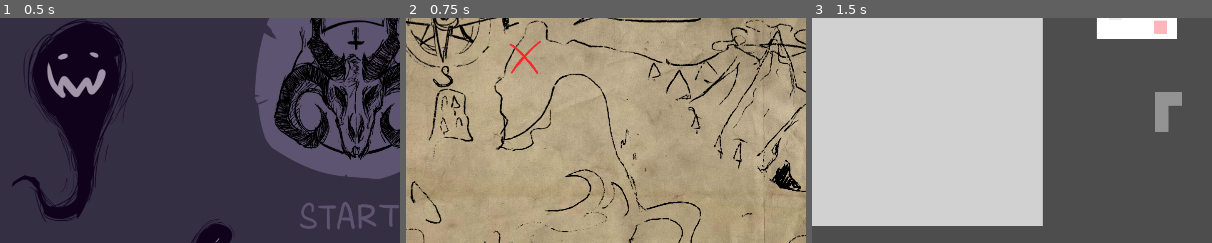
Above: before the commit, frames 1-3 (left to right).
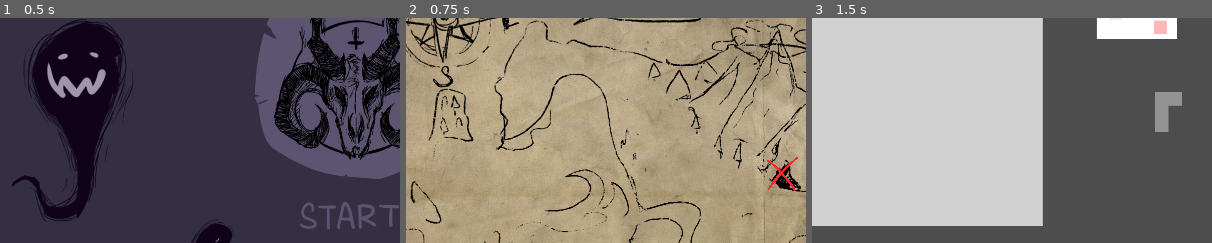
Above: after the commit, the same moments.

Repository: rrebane/ld-54-chelys
Game: Godot game, scene res://ui/main_menu.tscn
Same seed, same stepped clock (60 frames per second), same inputs: the game is played once before the commit and once after it.
Inputs (mouse positions are % of the whole screen's width and height, from its top left):
- Up to frame 1 (0.5 s): no input
- Up to frame 2 (0.75 s): click (50, 57) at 0.5 s
- Up to frame 3 (1.5 s): tap Enter at 1.25 s; move the mouse to (72, 45) at 1.27 s; tap Space (continue) at 1.35 s; click (72, 45) at 1.42 s
The pictures show only the part of the screen within x 4-54%, y 13-63%; the shares and areas given below are measured in that part.

Frame 1 is identical in both runs. In frame 2, 0.4% of the frame differs, in the area x 25-98%, y 10-77%; in frame 3, nothing differs.

Commit message:
Move dungeon

Diff:
--- a/scenes/stage_select.tscn
+++ b/scenes/stage_select.tscn
@@ -4,6 +4,21 @@
 [ext_resource type="Theme" uid="uid://b1rse5hojok5d" path="res://assets/ui_themes/Default.tres" id="2_mdue7"]
 [ext_resource type="Texture2D" uid="uid://b8bbn5w0t0pi1" path="res://assets/graphics/backgrounds/stage_select_bg.PNG" id="3_56qdi"]
 [ext_resource type="Texture2D" uid="uid://wc1e0an4i1ga" path="res://assets/graphics/backgrounds/stage_select_cross.PNG" id="4_ghdmq"]
+
+[sub_resource type="Animation" id="Animation_ulkn3"]
+length = 0.001
+tracks/0/type = "value"
+tracks/0/imported = false
+tracks/0/enabled = true
+tracks/0/path = NodePath("CanvasLayer/TextureRect/TextureRect:scale")
+tracks/0/interp = 1
+tracks/0/loop_wrap = true
+tracks/0/keys = {
+"times": PackedFloat32Array(0),
+"transitions": PackedFloat32Array(1),
+"update": 0,
+"values": [Vector2(1, 1)]
+}
 
 [sub_resource type="Animation" id="Animation_c1uwv"]
 resource_name = "hover"
@@ -19,21 +34,6 @@
 "transitions": PackedFloat32Array(1, 1),
 "update": 0,
 "values": [Vector2(1, 1), Vector2(1.2, 1.2)]
-}
-
-[sub_resource type="Animation" id="Animation_ulkn3"]
-length = 0.001
-tracks/0/type = "value"
-tracks/0/imported = false
-tracks/0/enabled = true
-tracks/0/path = NodePath("CanvasLayer/TextureRect/TextureRect:scale")
-tracks/0/interp = 1
-tracks/0/loop_wrap = true
-tracks/0/keys = {
-"times": PackedFloat32Array(0),
-"transitions": PackedFloat32Array(1),
-"update": 0,
-"values": [Vector2(1, 1)]
 }
 
 [sub_resource type="AnimationLibrary" id="AnimationLibrary_uoskc"]
@@ -81,10 +81,10 @@
 
 [node name="TextureRect" type="TextureRect" parent="CanvasLayer/TextureRect"]
 layout_mode = 0
-offset_left = 326.0
-offset_top = 191.0
-offset_right = 418.0
-offset_bottom = 283.0
+offset_left = 943.0
+offset_top = 470.0
+offset_right = 1035.0
+offset_bottom = 562.0
 texture = ExtResource("4_ghdmq")
 expand_mode = 1
 
